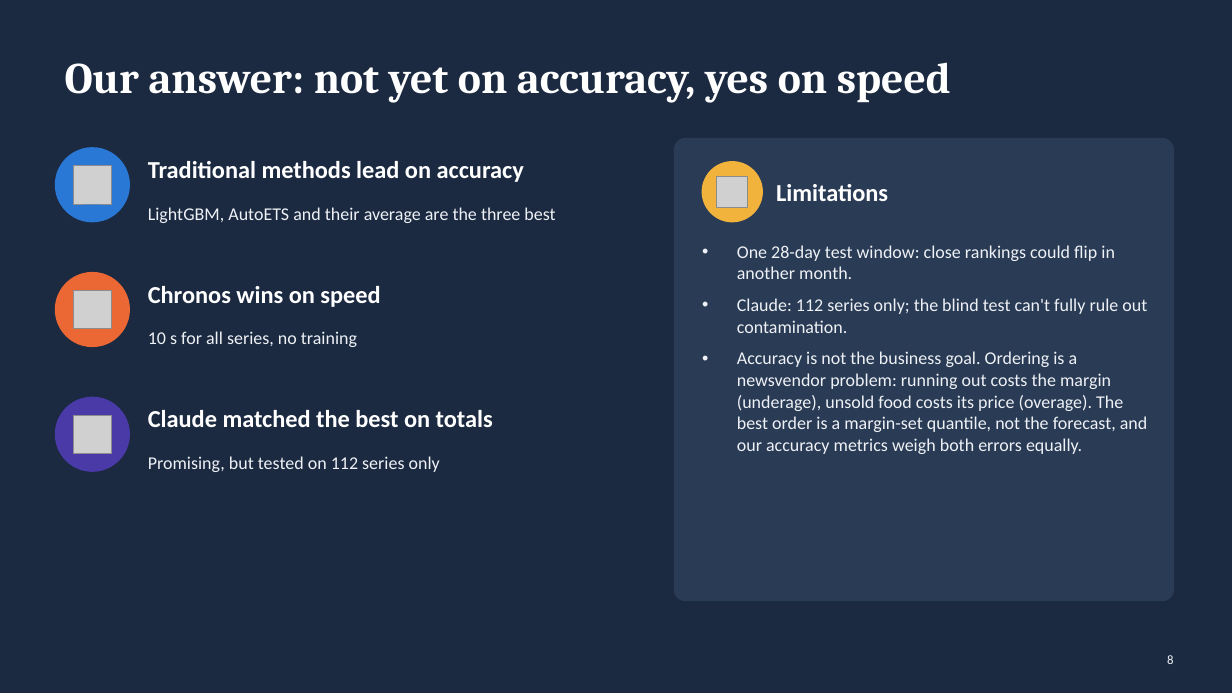
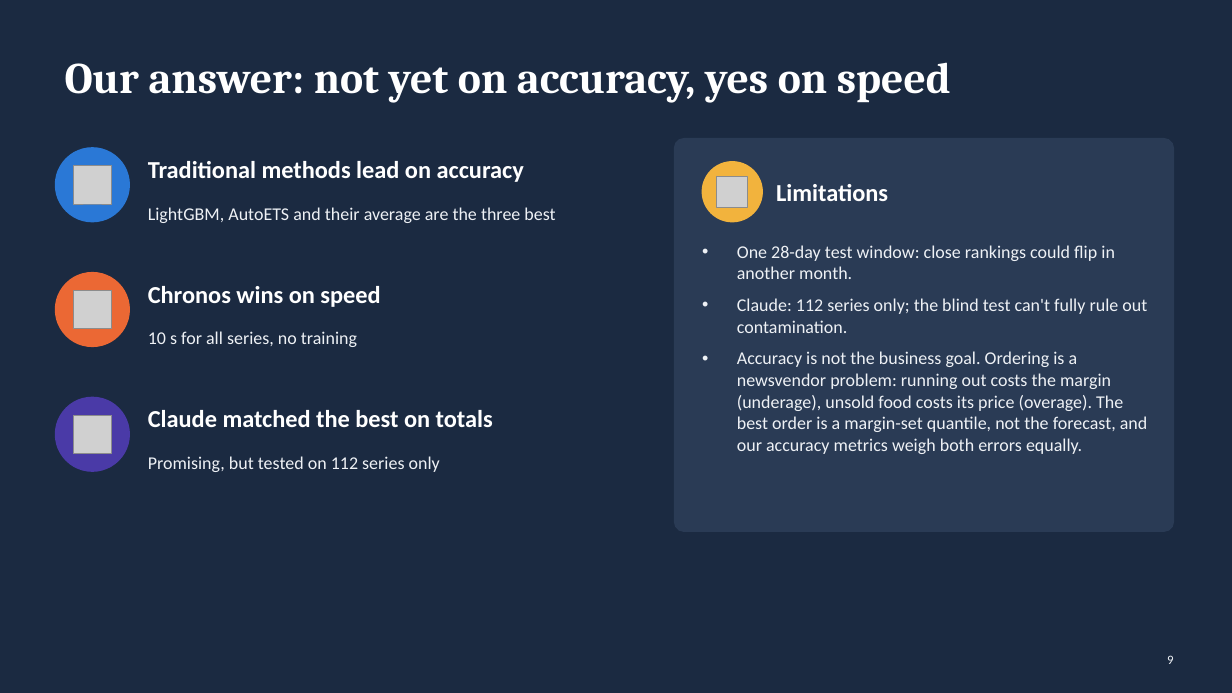
Before and after one commit to shihan-2002/m5-forecast-to-profit, a slide deck: slide 9 of presentation/Group3_Forecasting_Presentation.pptx (slide 8 before the commit). Drawn at 1232x693 pixels with LibreOffice and Linux fonts; fonts in the diff are those of the drawing; grey boxes stand for pictures. Boxes give left, top, right and bottom in pixels: in the first picture for what was removed or moved away, otherwise in the second. Text is boxed around its words. In the diff, an @@ line names an element or a change of style, - is before the commit and + after.

```diff
--- a/presentation/Group3_Forecasting_Presentation.pptx
+++ b/presentation/Group3_Forecasting_Presentation.pptx
@@ rounded rectangle: place and size @@
-rounded rectangle at bbox=[675, 139, 1174, 601]
+rounded rectangle at bbox=[675, 139, 1174, 531]
@@ page number at bbox=[1167, 655, 1173, 664]: text changed @@
-8
+9
```
Also in this commit, not shown: 6 other slides changed, 2 slides added, 1 slide removed.
